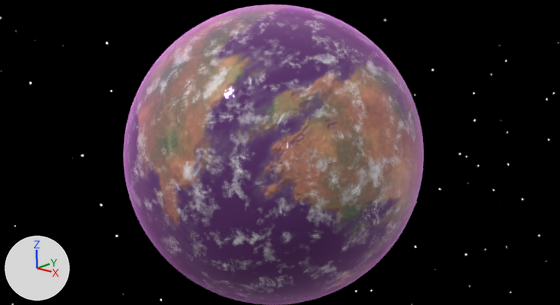
Before and after pictures for a commit that changed the Blender file Blend Files/procedualEarth1.blend.
Rendered twice from the file's camera 'Camera'. Every picture has the same lights, and +X, +Y and +Z are marked at lower left.

Before the edit, the objects in view are built like this:
```python
ob_earth = bpy.data.objects.new('earth', me_icosphere)
ob_earth.location = (-0.237, -0.233, -0.052)
ob_earth.rotation_euler = (-2.929, -2.886, -1.646)  # degrees (-168, -165, -94)
ob_earth.scale = (1.18, 1.18, 1.18)
ob_plane = bpy.data.objects.new('Plane', me_plane)
ob_plane.location = (-2.385, 2.126, -0.494)
ob_plane.rotation_euler = (-1.697, 0.0, 0.989)  # degrees (-97, 0, 57)
ob_plane.scale = (5.01, 5.01, 5.01)
```
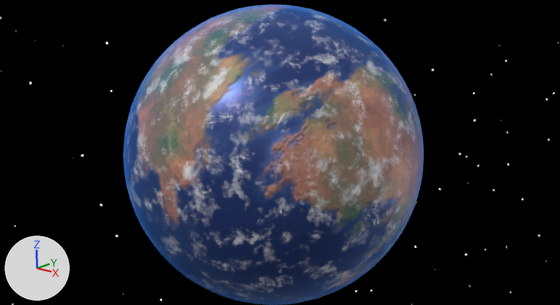
Pixel boxes (x1, y1, x2, y2) of what changed, in the pictures (560 x 305 px):
'earth', recoloured (purple to blue)
    both: (123, 5, 424, 305)

Patch to the scene script:
```diff
--- a/Blend Files/procedualEarth1.blend.py
+++ b/Blend Files/procedualEarth1.blend.py
@@ mat_material_001 @@
 # nodes: BsdfPrincipled x4, Bump x5, LayerWeight, Mapping, Mix x7, MixShader x3, OutputMaterial, TexCoord x14, TexNoise x14, TexVoronoi x2, ValToRGB x12
-# colours: black #000000, white #ffffff, dark purple #4a1c62, purple #80728f, green #7fa03d, beige #ffe9a9, dark green #24592d, brown #aa6543
+# colours: black #000000, white #ffffff, yellow #e1c072, orange #d7863e, green #7fa03d, beige #ffe9a9, dark green #24592d, brown #aa6543
```
